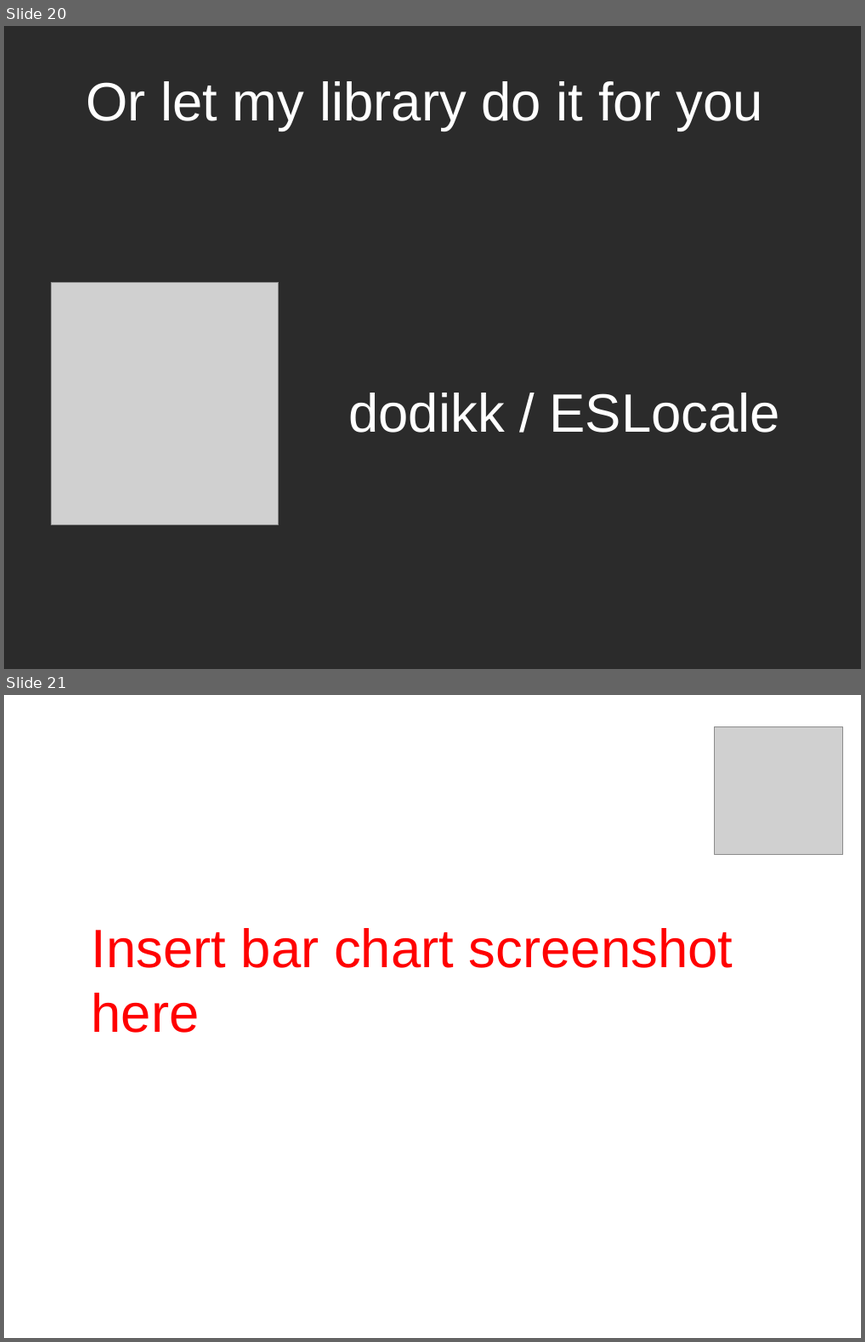
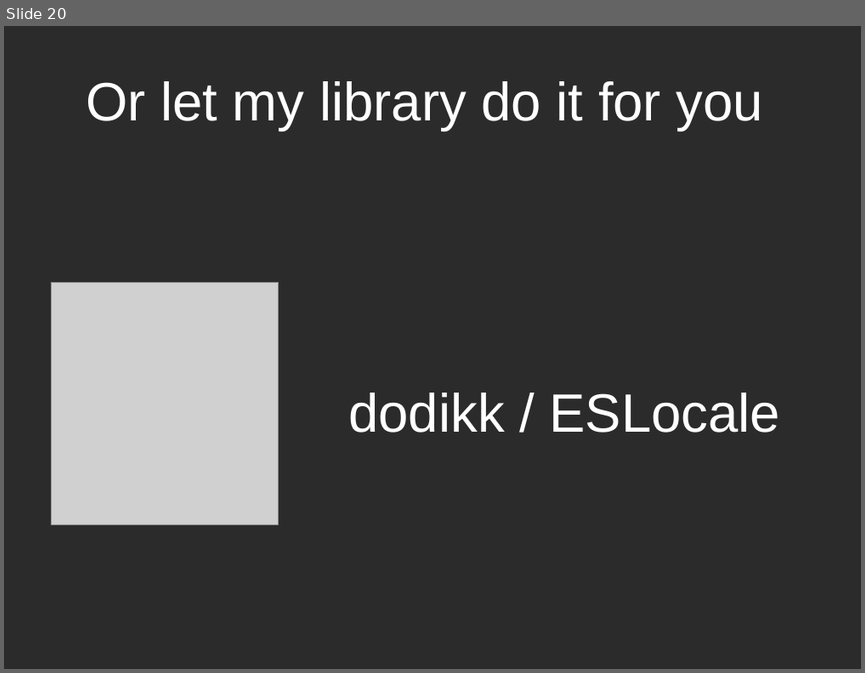
Before and after one commit to dodikk/ESLocale, a slide deck: article/slides/CalendarSqlite.odp. Shown one above the other, each under a label of ours: slides 20 and 21 before the commit, slide 20 after it. The pictures are 865x1342 and 865x673 pixels, drawn with LibreOffice and Linux fonts; fonts in the diff are those of the drawing; grey boxes stand for pictures; background and template pictures are left out; a plain dark background stands for a picture behind light text. Boxes give left, top, right and bottom in pixels: in the first picture for what was removed or moved away, otherwise in the second. Text is boxed around its words. In the diff, an @@ line names an element or a change of style, - is before the commit and + after.

```diff
--- a/article/slides/CalendarSqlite.odp
+++ b/article/slides/CalendarSqlite.odp
@@ slide 21 removed at <box>4,695,861,1338</box>, background picture (left out) @@
@@ picture removed at <box>714,727,842,855</box> @@
@@ text removed at <box>92,928,733,1032</box> @@
-Insert bar chart screenshot here
```
Also in this commit, not shown: 6 slides changed, 10 slides added, 1 other slide removed, 11 other files.
